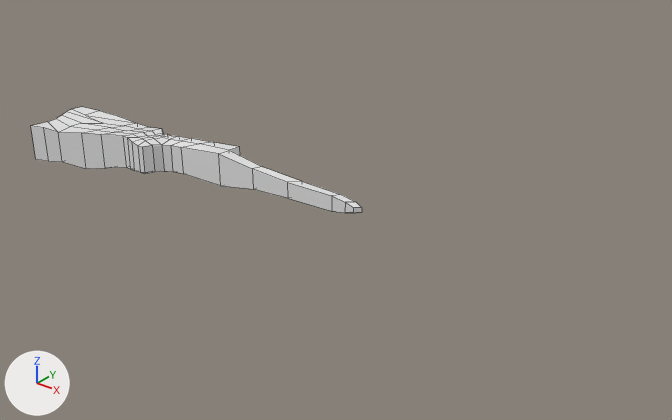
What one commit did to the Blender file Assets/Models/Gun.blend.
One viewpoint serves both versions: a 50 mm lens placed at (6.3, -7.2, 4.39), pointed at (0.56, -0.03, -0.06). Lighting does not change. The marker at lower left points along +X, +Y and +Z. Mesh edges are drawn as thin lines.
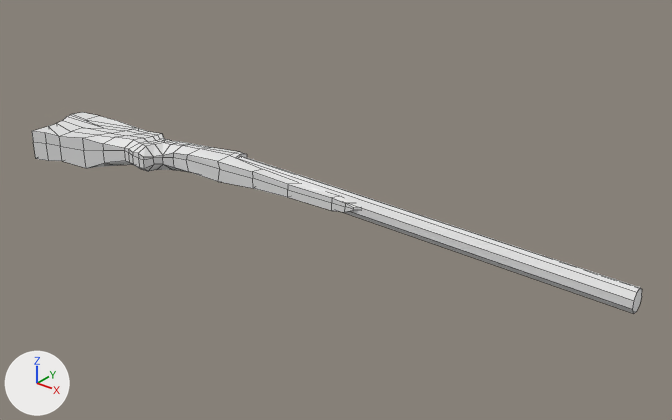
Commit message: Gun Update

What differs and where, as boxes (x1, y1, x2, y2) in the pictures (672 x 420 px):
'Cube.002', reshaped: before (31, 107, 362, 213); after (32, 112, 358, 212)
'Barrel', shown: after (237, 156, 642, 314)

The edits, one by one:
me_cube is used by ob_cube_002; location (-3.165, -0.416, -0.007).
me_cube had 138 vertices, 136 faces and spanned x -0.56..4.02, y -0.57..0.62, z -0.27..0.24.
me_cube now has 216 vertices, 214 faces and spans x -0.56..4.02, y -0.57..0.64, z -0.26..0.16.
me_cube part 1: 5 vertices moved within x -0.52..3.84, y -0.06..0.4, z -0.23..-0.05; 128 vertices removed from x -0.56..4.02, y -0.57..0.62, z -0.27..0.24; 206 vertices added at x -0.56..4.02, y -0.57..0.64, z -0.26..0.16.
Object 'Barrel' (ob_barrel) is now shown.
